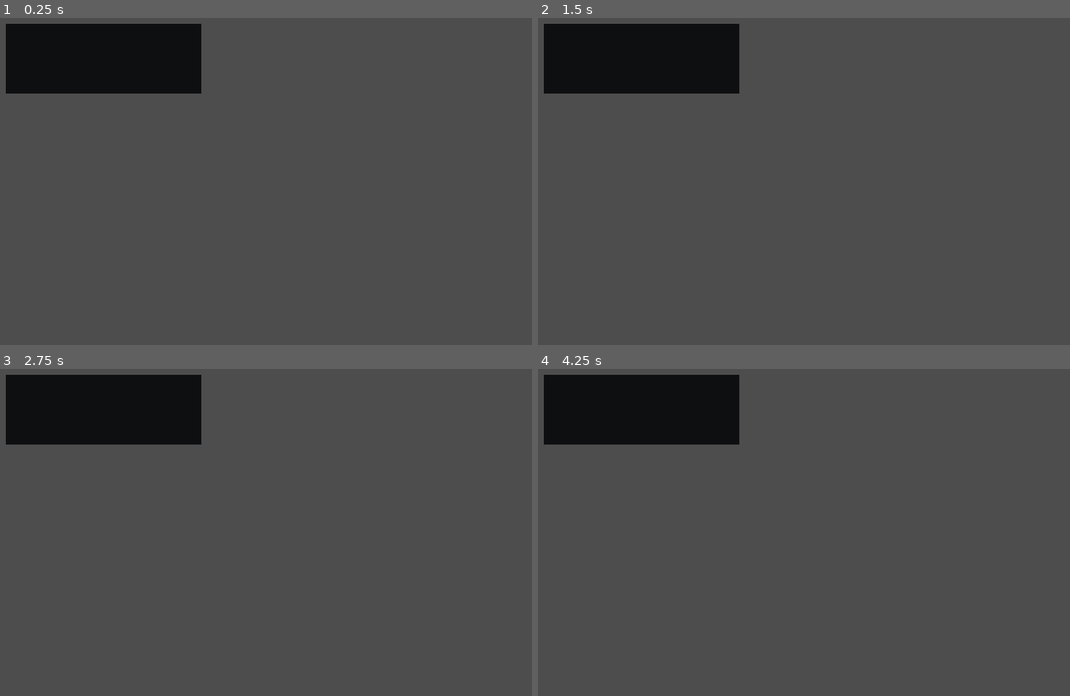
Above: before the commit, frames 1-4 (two rows, left to right).
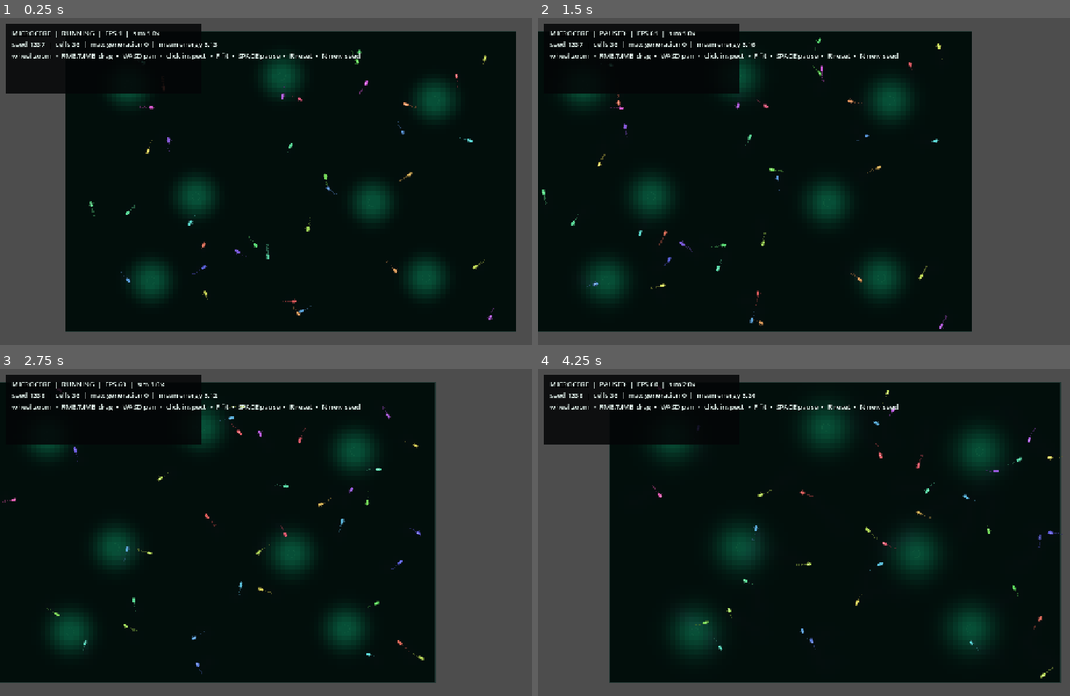
Above: after the commit, the same moments.

Repository: Rzbck/MicroC0re
Game: Godot game, scene res://src/app/main.tscn
Same seed, same stepped clock (60 frames per second), same inputs: the game is played once before the commit and once after it.
Inputs (mouse positions are in pixels of both pictures, inside the frame that each line leads up to):
- Up to frame 1 (0.25 s): no input
- Up to frame 2 (1.5 s): tap Enter at 0.5 s; move the mouse to (958, 165) at 0.52 s; hold D 0.53-1.25 s; tap F at 0.6 s; click (958, 165) at 0.67 s; tap Space at 0.77 s; drag from (713, 197) to (798, 246) at 1.27 s
- Up to frame 3 (2.75 s): tap Space at 2 s; move the mouse to (351, 460) at 2.02 s; hold D from 2.03 s (still down); tap N at 2.1 s
- Up to frame 4 (4.25 s): release D at 2.75 s; drag from (798, 597) to (655, 483) at 2.77 s; move the mouse to (1000, 581) at 3.52 s; hold A from 3.53 s (still down); tap 2 at 3.6 s; tap Space at 3.77 s

The runs differ from the first frame. In frame 1, 74% of the frame differs, in the area x 2-97%, y 4-96%; in frame 2, 69%; in frame 3, 69%; in frame 4, 74%, in the area x 2-99%, y 4-96%.
Error before the commit: Parse Error: Function "_advance_lysis()" not found in base self. (res://src/simulation/petri_simulation.gd:132)

Commit message:
sim: make fission and lysis visibly staged

Diff:
--- a/src/simulation/petri_simulation.gd
+++ b/src/simulation/petri_simulation.gd
@@ -187,10 +187,10 @@
 	tumble_rate = clampf(tumble_rate, 0.025, 8.0)
 	var tumble_probability: float = 1.0 - exp(-tumble_rate * dt)
 
-	if rng.randf() < tumble_probability:
+	if not bool(cell.dividing) and rng.randf() < tumble_probability:
 		cell.angle = float(cell.angle) + rng.randfn(0.0, tumble_sigma)
 
-	if rotational_diffusion > 0.0:
+	if rotational_diffusion > 0.0 and not bool(cell.dividing):
 		var sigma: float = sqrt(2.0 * rotational_diffusion * dt)
 		cell.angle = float(cell.angle) + rng.randfn(0.0, sigma)
 
@@ -203,11 +203,13 @@
 	)
 	var size_drag: float = 0.84 + 0.20 * float(cell.gene_size)
 	var energy_speed_factor: float = clampf(float(cell.energy) / 1.6, 0.18, 1.0)
+	var division_mobility: float = 0.16 if bool(cell.dividing) else 1.0
 	var speed: float = (
 		run_speed
 		* float(cell.gene_speed)
 		* flagella_propulsion
 		* energy_speed_factor
+		* division_mobility
 		/ size_drag
 	)
 
@@ -246,10 +248,11 @@
 			+ 0.22 * float(cell.pili_count)
 		)
 		+ uptake_capacity_cost * maxf(0.0, float(cell.gene_uptake) - 0.75)
+		+ 0.006 * maxf(0.0, float(cell.gene_adhesion) - 0.7)
 	)
 	cell.energy = float(cell.energy) - (locomotion_cost + morphology_cost) * dt
 
-	if consumed > 0.0:
+	if consumed > 0.0 and not bool(cell.dividing):
 		var growth_delta: float = (
 			growth_per_nutrient
 			* float(cell.gene_growth)
@@ -269,16 +272,29 @@
 
 	if float(cell.energy) <= 0.0:
 		cell.energy = 0.0
-		cell.alive = false
-
-
-func _ready_to_divide(cell: Variant) -> bool:
+		cell.begin_lysis()
+
+
+func _advance_lysis(cell: Variant, dt: float) -> void:
+	cell.lysis_progress = minf(
+		1.0,
+		float(cell.lysis_progress) + dt / maxf(0.001, lysis_duration)
+	)
+	cell.angle = float(cell.angle) + 0.20 * dt
+
+	var release: float = 0.025 * dt * maxf(1.0, float(cell.length))
+	waste.add_radial_world(Vector2(cell.position), 2.2, release)
+
+
+func _ready_to_begin_division(cell: Variant) -> bool:
 	var required_length: float = base_division_length * float(cell.gene_size)
 	var required_energy: float = base_division_energy * (
 		0.82 + 0.18 * float(cell.gene_size)
 	)
 	return (
-		float(cell.length) >= required_length
+		not bool(cell.dividing)
+		and not bool(cell.dying)
+		and float(cell.length) >= required_length
 		and float(cell.energy) >= required_energy
 		and bool(cell.alive)
 	)
@@ -320,7 +336,7 @@
 
 func _recycle_dead_cell(cell: Variant) -> void:
 	var recycled: float = maxf(0.05, float(cell.length) * 0.04)
-	waste.add_radial_world(Vector2(cell.position), 2.5, recycled * 0.12)
+	waste.add_radial_world(Vector2(cell.position), 3.0, recycled * 0.16)
 
 
 func _feed_environment(dt: float) -> void:
